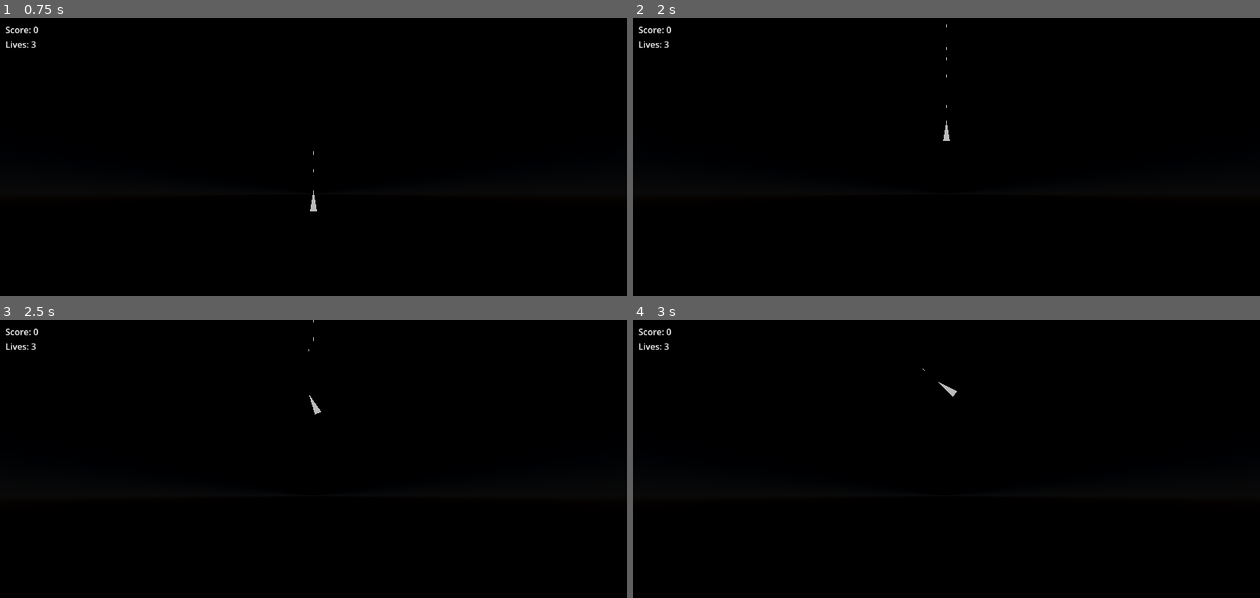
Above: before the commit, frames 1-4 (two rows, left to right).
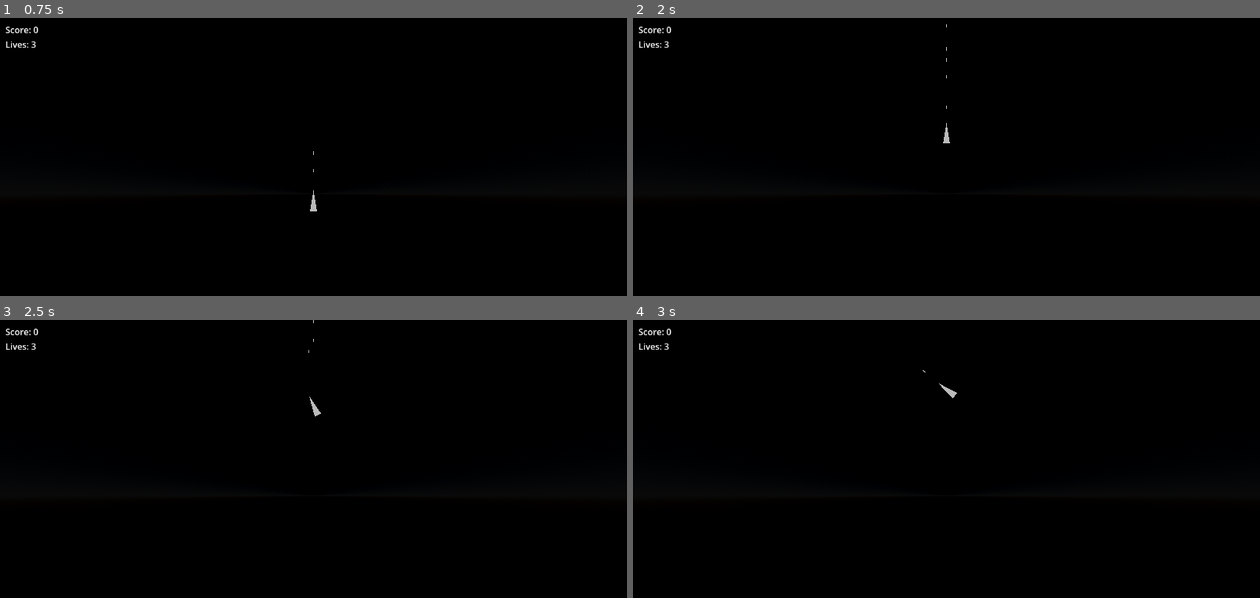
Above: after the commit, the same moments.

Repository: mrjsj/godot-asteroids
Game: Godot game, scene res://Scenes/Main/main.tscn
Same seed, same stepped clock (60 frames per second), same inputs: the game is played once before the commit and once after it.
Inputs:
- Up to frame 1 (0.75 s): tap Enter (ui_accept) at 0.5, 0.6 s; hold Up (ui_up) from 0.53 s (still down)
- Up to frame 2 (2 s): keep holding Up (ui_up); tap Enter (ui_accept) at 0.77, 1.07, 1.25, 1.35, 1.52, 1.82 s
- Up to frame 3 (2.5 s): tap Enter (ui_accept) at 2, 2.1 s; release Up (ui_up) at 2.03 s; hold Left (ui_left) from 2.03 s (still down)
- Up to frame 4 (3 s): keep holding Left (ui_left); tap Enter (ui_accept) at 2.85 s

Frame 1 is identical in both runs. In frame 2, less than 0.1% of the frame differs, in the area x 49-51%, y 11-46%; in frame 3, less than 0.1%; in frame 4, less than 0.1%, in the area x 46-52%, y 17-29%.

Commit message:
add physics process, clean-up, fix acceleration

Diff:
--- a/game/Scenes/Player/player.gd
+++ b/game/Scenes/Player/player.gd
@@ -1,42 +1,48 @@
 extends Node3D
+
+@onready var gun : Marker3D = $Gun
 
 @export var speed := 0.02
 @export var deceleration_factor := 0.98
 
-@export var velocity := Vector3.ZERO
-@export var acceleration := Vector3.ZERO
+var velocity := Vector3.ZERO
+var acceleration := Vector3.ZERO
 
-@onready var gun : Marker3D = $Gun
+var input_up := false
+var input_left := false
+var input_right := false
+var input_fire := false
 
-func _process(delta: float) -> void:
+func _process(_delta: float) -> void:
 
-	var input := Input.is_action_pressed("ui_up")
-	var left_input := Input.is_action_pressed("ui_left")
-	var right_input := Input.is_action_pressed("ui_right")
-	var fire := Input.is_action_just_pressed("ui_accept")
+	self.input_up = Input.is_action_pressed("ui_up")
+	self.input_left = Input.is_action_pressed("ui_left")
+	self.input_right = Input.is_action_pressed("ui_right")
+	self.input_fire = Input.is_action_just_pressed("ui_accept")
+
+	if input_fire:
+		Global.on_gun_fired.emit(self.gun.global_position, self.rotation)
+
+func _physics_process(delta: float) -> void:
 
 	var forward := self.transform.basis.y
 
-	if fire:
-		print(forward)
-		Global.on_gun_fired.emit(self.gun.global_position, self.rotation)
-
-	if left_input:
+	if input_left:
 		self.rotation.z += 1 * delta
-	if right_input:
+	if input_right:
 		self.rotation.z -= 1 * delta
 
-	if input:
+	if input_up:
 		acceleration += forward * speed * delta
 	else:
 		acceleration = Vector3.ZERO
 		self.velocity *= self.deceleration_factor
 
+	acceleration.x = clampf(acceleration.x, -0.01, 0.01)
+	acceleration.y = clampf(acceleration.y, -0.01, 0.01)
 
 	self.velocity += acceleration
 	self.velocity.x = clampf(self.velocity.x, -0.35, 0.35)
 	self.velocity.y = clampf(self.velocity.y, -0.35, 0.35)
-	#print(self.velocity)
-
 
 	self.position += self.velocity
